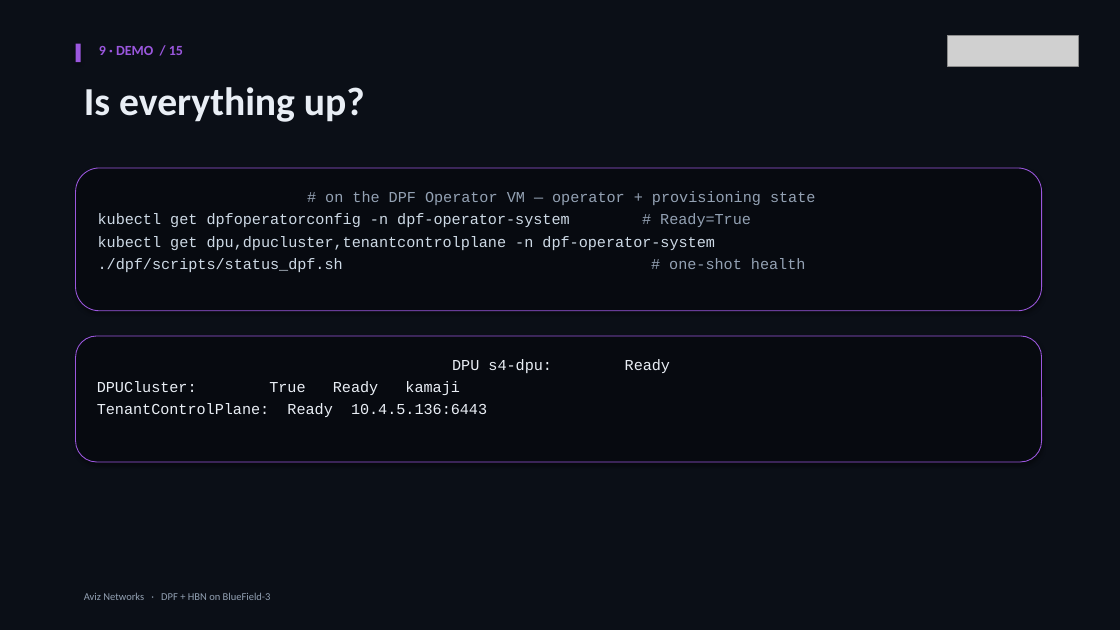
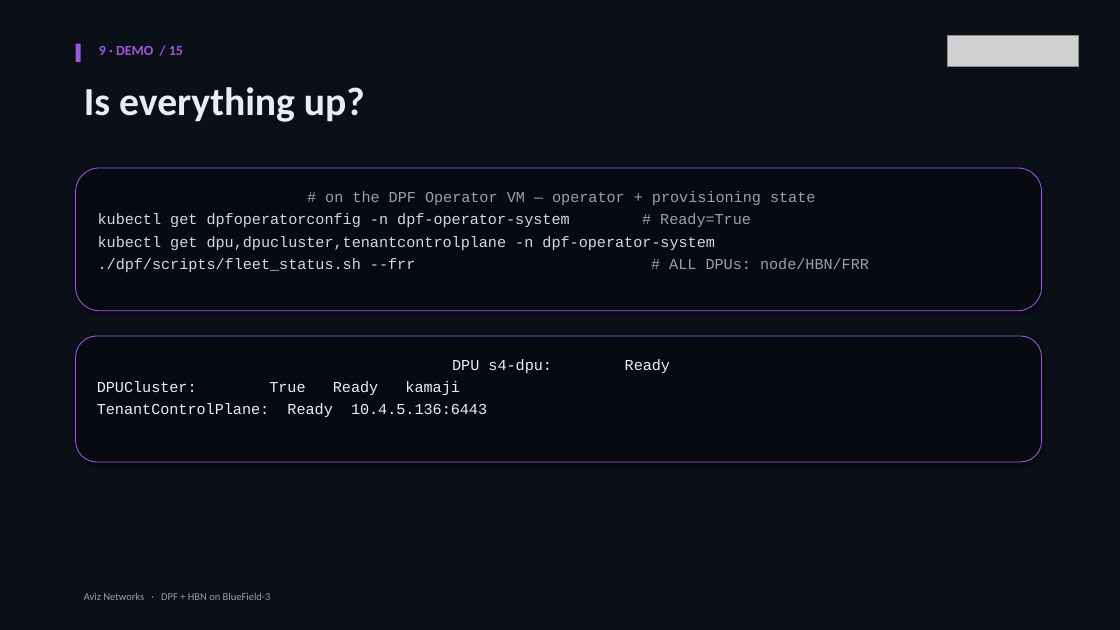
Before and after one commit to AvizNetworks/dno_poc, a slide deck: slide 10 of hbn_latest/dpf/docs/dpf-hbn-deck-aviz.pptx. Drawn at 1120x630 pixels with LibreOffice and Linux fonts; fonts in the diff are those of the drawing; grey boxes stand for pictures. Boxes give left, top, right and bottom in pixels: in the first picture for what was removed or moved away, otherwise in the second. Text is boxed around its words. In the diff, an @@ line names an element or a change of style, - is before the commit and + after.

```diff
--- a/hbn_latest/dpf/docs/dpf-hbn-deck-aviz.pptx
+++ b/hbn_latest/dpf/docs/dpf-hbn-deck-aviz.pptx
@@ text in rounded rectangle at (98,258,869,272): text changed @@
-./dpf/scripts/status_dpf.sh # one-shot health
+./dpf/scripts/fleet_status.sh --frr # ALL DPUs: node/HBN/FRR
```
Also in this commit, not shown: 4 other slides changed, 4 other files.
